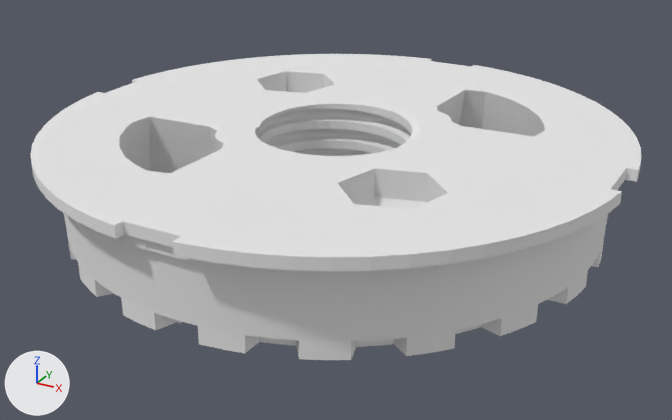
Renders of the Blender file generated/blends/TrackMoldTop.blend from each side of a commit.
Before and after are seen from a camera (50 mm lens) standing at (3.8, -6.91, 3.55) and looking at (0.06, -0.12, 0.15). The axes (+X, +Y, +Z) are drawn at lower left. The lights are the same throughout.

Before the edit, the objects in view are built like this:
```python
me_trackmoldtop = bpy.data.meshes.new('TrackMoldTop')
me_trackmoldtop.from_pydata(...)  # 2968 vertices, 5952 faces; spans x -2.59..2.59, y -2.59..2.59, z 0.0..0.9
me_trackmoldtop.materials.append(mat_stldefaultmaterial)  # white #e7e7e7
ob_trackmoldtop = bpy.data.objects.new('TrackMoldTop', me_trackmoldtop)
ob_trackmoldtop.location = (0.0, 0.0, 0.0)
```
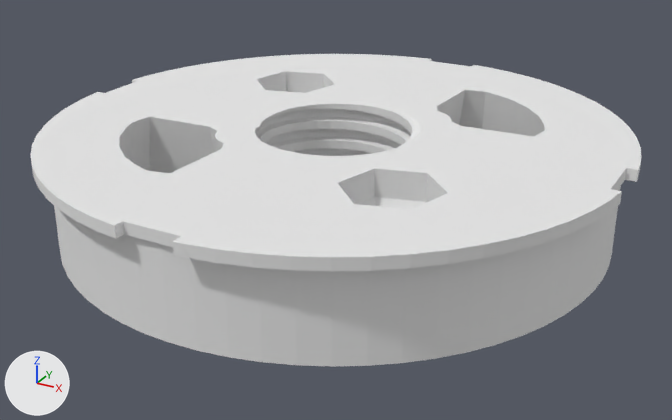
Where the change shows, as pixel boxes [x1, y1, x2, y2] in the pictures (672 x 420 px):
```json
{"object": "TrackMoldTop", "change": "reshaped", "before": [30, 54, 642, 360], "after": [30, 54, 642, 367]}
{"part": 1, "of": "me_trackmoldtop", "change": "cut back", "before": [64, 214, 608, 360], "after": [54, 186, 621, 367]}
```

The change, as JSON lines over the scene's bpy script:
```json
{"block": "me_trackmoldtop", "where": "# used by ob_trackmoldtop; location = (0.0, 0.0, 0.0)"}
{"op": "remove", "block": "me_trackmoldtop", "code": "me_trackmoldtop.from_pydata(...)  # 2968 vertices, 5952 faces; spans x -2.59..2.59, y -2.59..2.59, z 0.0..0.9"}
{"op": "add", "block": "me_trackmoldtop", "code": "me_trackmoldtop.from_pydata(...)  # 1876 vertices, 3768 faces; spans x -2.59..2.59, y -2.59..2.59, z 0.0..0.9"}
{"block": "me_trackmoldtop", "change": "me_trackmoldtop part 1: 16 vertices moved from x -2.29..2.29, y -2.29..2.29, z 0.0..0.09 to x -2.3..2.3, y -2.3..2.3, z 0.0..0.09; 1204 vertices removed from x -2.47..2.47, y -2.47..2.47, z 0.0..0.75; 112 vertices added at x -2.47..2.47, y -2.47..2.47, z 0.0..0.08"}
```
